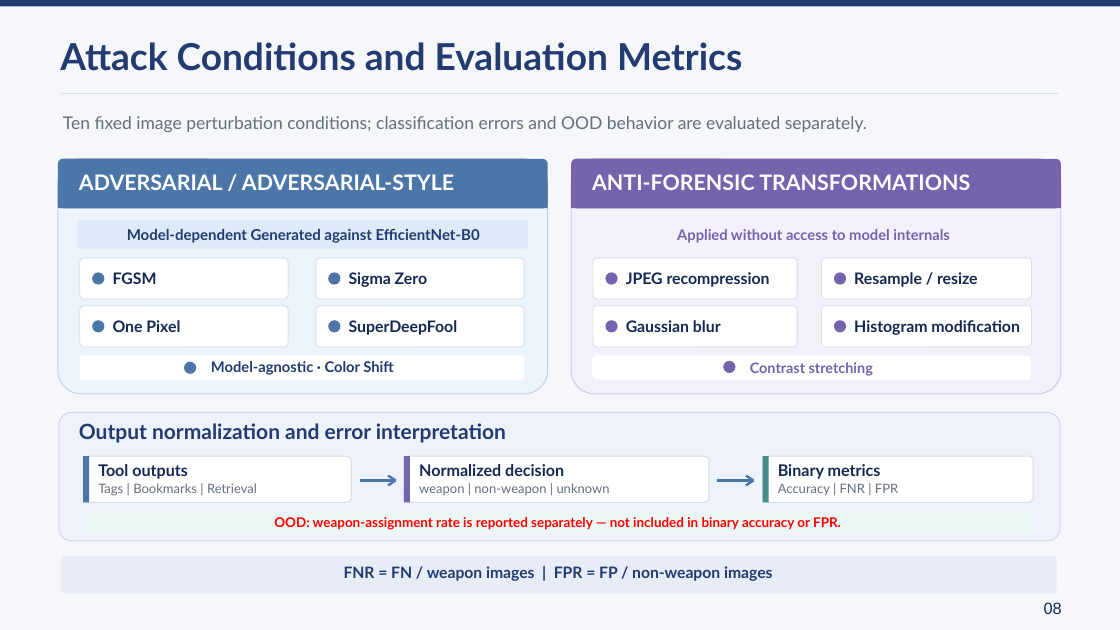
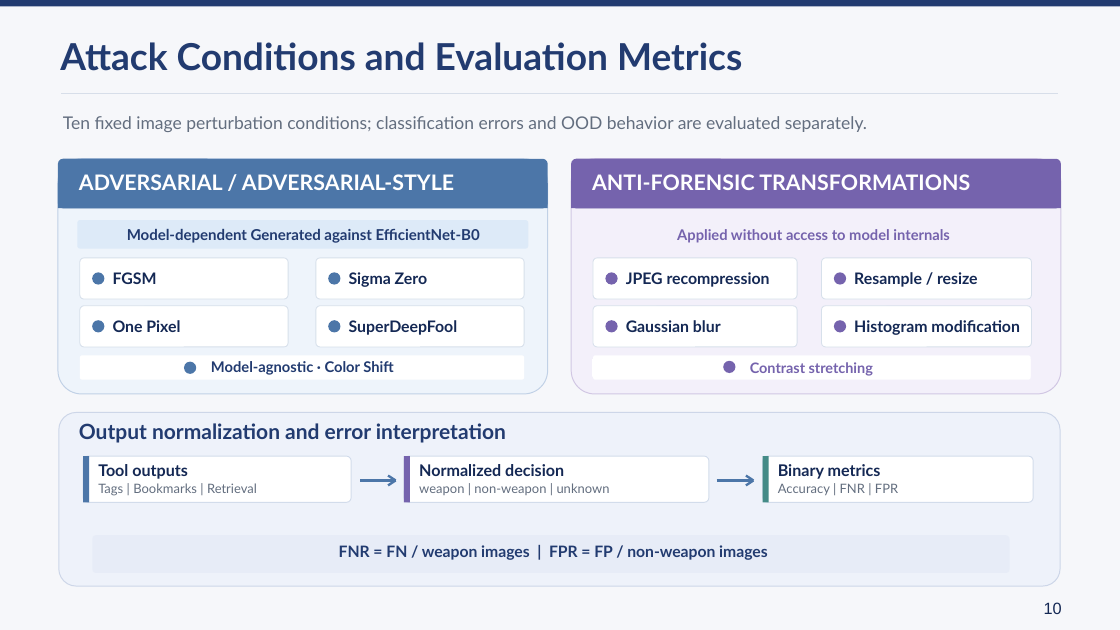
Before and after one commit to lmolinario/Molinario_Thesis_Defense_2026, a slide deck: slide 10 of Molinario_Thesis_Defense_2026.pptx. Drawn at 1120x630 pixels with LibreOffice and Linux fonts; fonts in the diff are those of the drawing. Boxes give left, top, right and bottom in pixels: in the first picture for what was removed or moved away, otherwise in the second. Text is boxed around its words. In the diff, an @@ line names an element or a change of style, - is before the commit and + after.

```diff
--- a/Molinario_Thesis_Defense_2026.pptx
+++ b/Molinario_Thesis_Defense_2026.pptx
@@ rounded rectangle: place and size @@
-rounded rectangle at [59,413,1060,541]
+rounded rectangle at [59,413,1060,586]
@@ rounded rectangle removed at [85,513,1031,533] @@
@@ rounded rectangle: place and size @@
-rounded rectangle at [61,556,1057,594]
+rounded rectangle at [92,535,1010,573]
@@ text removed at [274,517,841,530] @@
-OOD: weapon-assignment rate is reported separately — not included in binary accuracy or FPR.
@@ text "FNR = FN / weapon ...": place and size @@
-text "FNR = FN / weapon ..." at [344,566,772,581]
+text "FNR = FN / weapon ..." at [339,545,767,560]
@@ text at [1044,602,1062,614]: text changed @@
-08
+10
```
Also in this commit, not shown: 10 other slides changed.
